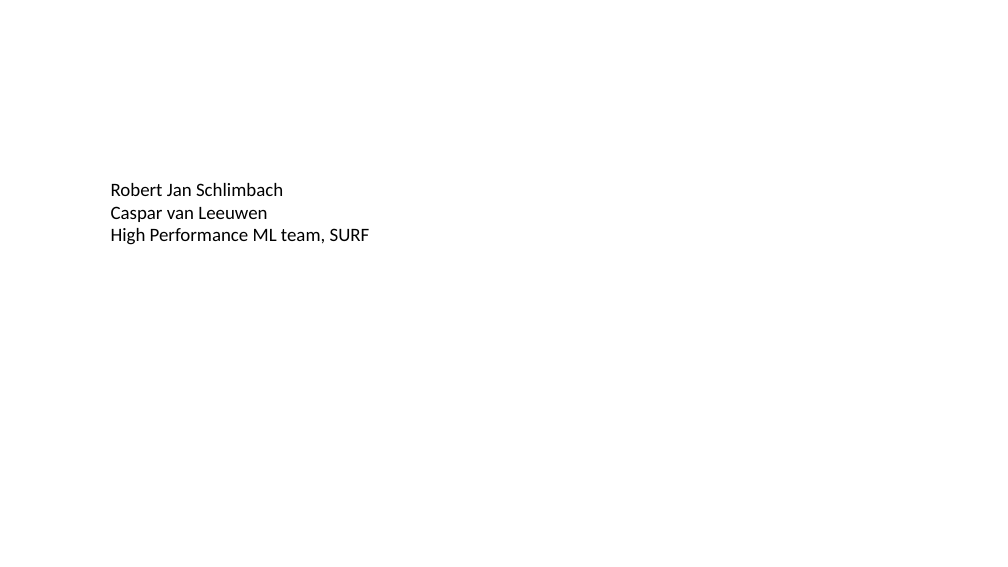
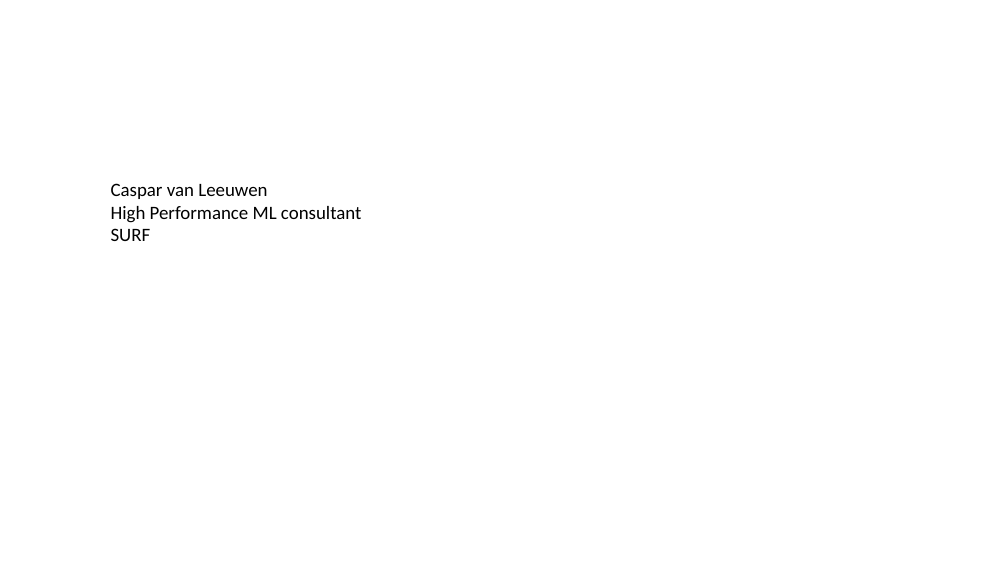
Before and after one commit to sara-nl/Tue_HPDL_2024, a slide deck: slide 2 of Day2/slides/Software_installations_on_HPC_systems.pptx. Drawn at 1008x567 pixels with LibreOffice and Linux fonts; fonts in the diff are those of the drawing; background and template pictures are left out. Boxes give left, top, right and bottom in pixels: in the first picture for what was removed or moved away, otherwise in the second. Text is boxed around its words. In the diff, an @@ line names an element or a change of style, - is before the commit and + after.

```diff
--- a/Day2/slides/Software_installations_on_HPC_systems.pptx
+++ b/Day2/slides/Software_installations_on_HPC_systems.pptx
@@ text at bbox=[111, 183, 283, 196]: paragraph removed @@
-Robert Jan Schlimbach
@@ text at bbox=[111, 206, 362, 241]: text changed @@
-High Performance ML team, SURF
+High Performance ML consultant
+SURF
```
Also in this commit, not shown: 3 other slides changed, 44 other files.
